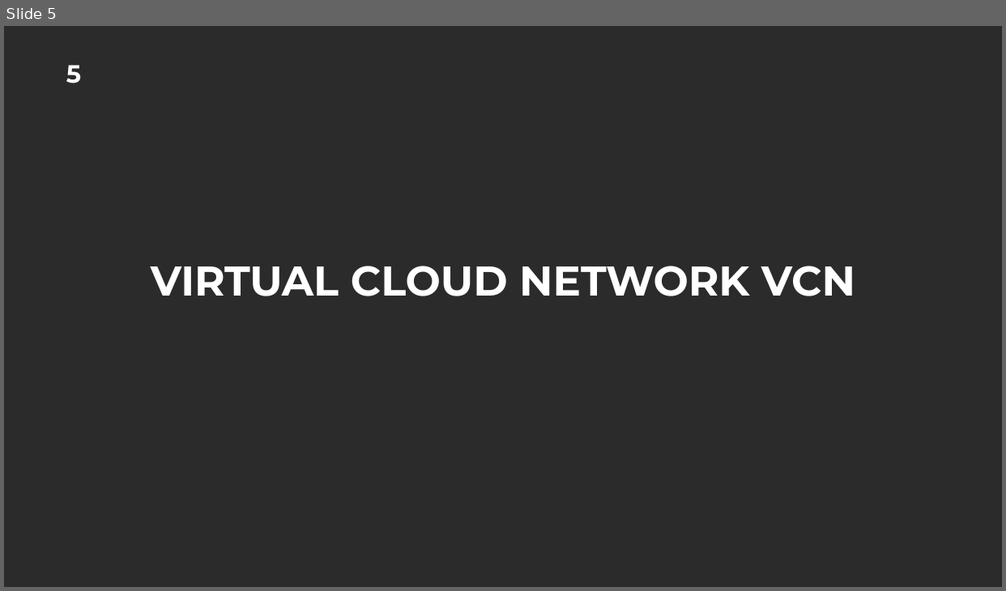
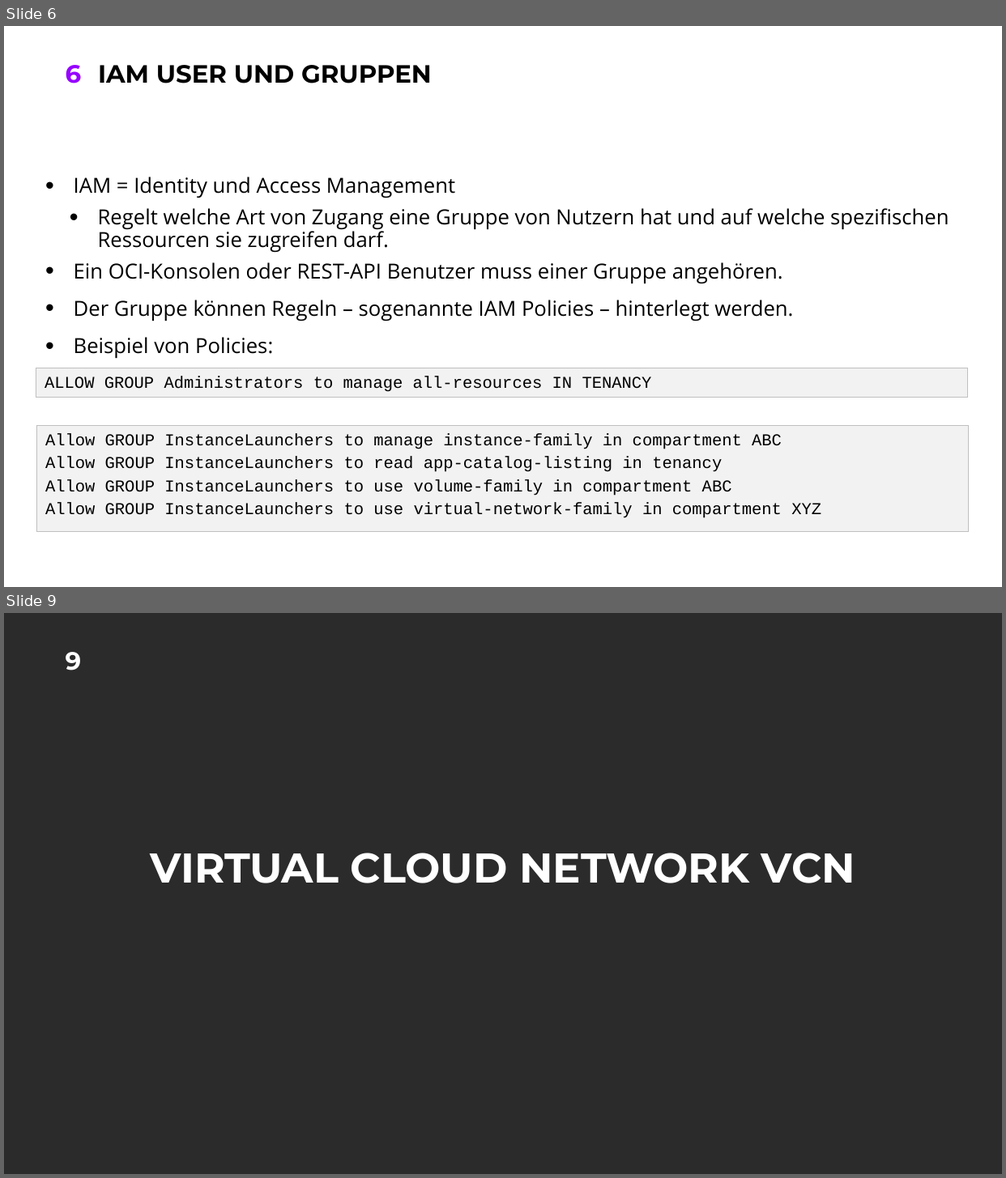
Before and after one commit to oehrlis/doag2022, a slide deck: ppt/02_OCI-Walkthrough.pptx. Shown one above the other, each under a label of ours: slide 5 before the commit, slides 6 and 9 after it; the slides between them are not shown. The pictures are 1006x591 and 1006x1178 pixels, drawn with LibreOffice and Linux fonts; fonts in the diff are those of the drawing; background and template pictures are left out; a plain dark background stands for a picture behind light text. Boxes give left, top, right and bottom in pixels: in the first picture for what was removed or moved away, otherwise in the second. Text is boxed around its words. In the diff, an @@ line names an element or a change of style, - is before the commit and + after.

```diff
--- a/ppt/02_OCI-Walkthrough.pptx
+++ b/ppt/02_OCI-Walkthrough.pptx
@@ slide 6 added at bbox=[4, 26, 1002, 587], background #FFFFFF; not listed: 1 template element that a slide beside it also shows @@
@@ title added at bbox=[98, 65, 432, 84], 24 pt, text #000000, bold @@
+IAM USER UND GRUPPEN
@@ text added at bbox=[74, 177, 948, 359], 20 pt, text #000000 @@
+• IAM = Identity und Access Management
+  • Regelt welche Art von Zugang eine Gruppe von Nutzern hat und auf welche spezifischen Ressourcen sie zugreifen darf.
+• Ein OCI-Konsolen oder REST-API Benutzer muss einer Gruppe angehören.
+• Der Gruppe können Regeln – sogenannte IAM Policies – hinterlegt werden.
+• Beispiel von Policies:
@@ text added at bbox=[36, 368, 967, 398], fill #F2F2F2, outline #BFBFBF 0.75 pt, 16 pt, text #000000 @@
+ALLOW GROUP Administrators to manage all-resources IN TENANCY
@@ rectangle added at bbox=[36, 426, 968, 532], fill #F2F2F2, outline #BFBFBF 0.75 pt, 16 pt, text #000000 @@
+Allow GROUP InstanceLaunchers to manage instance-family in compartment ABC
+Allow GROUP InstanceLaunchers to read app-catalog-listing in tenancy
+Allow GROUP InstanceLaunchers to use volume-family in compartment ABC
+Allow GROUP InstanceLaunchers to use virtual-network-family in compartment XYZ
@@ what was slide 5 is now slide 9 @@
@@ page number at bbox=[66, 652, 82, 671]: text changed @@
-5
+9
```
Also in this commit, not shown: 14 other slides added.
